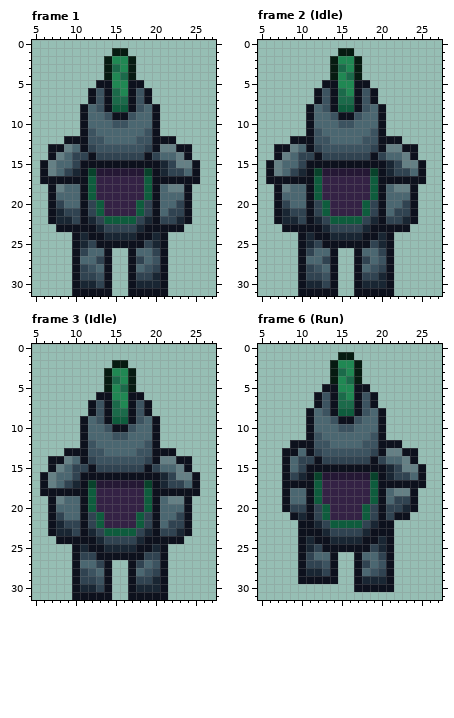
Edited in one commit: pixel-art file (Aseprite/Characters/PlayerCharacter_Back_BaseSprite.aseprite). The first picture shows the starting point.
32x32 pixels, 11 frames. Shown: frame 1: x 5..27, y 0..31; frame 2 (Idle): x 5..27, y 0..31; frame 3 (Idle): x 5..27, y 0..31; frame 6 (Run): x 5..27, y 0..31. The commit also changed other frames, which this record leaves out.
The same view after the edit:
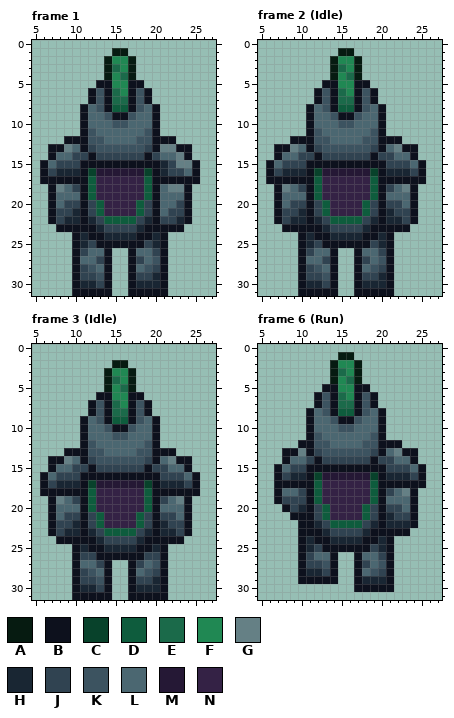
Palette (. is transparent): A #061b11  B #0d111d  C #08422b  D #0e5c3d  E #1b6a4a  F #208853  G #658085  H #192633  J #304351  K #3c5360  L #4b6771  M #251835  N #342245
Difference:
Frame 1:
y 14: x 8 G -> L
y 15: x 7..9 GLL -> LJJ
y 16: x 7..9 GLJ -> JHH
y 18: x 10 L -> J
y 20: x 8..10 JLL -> LJJ
y 21..22: x 8 H -> J; x 10 J -> H
Frame 2 (Idle):
y 13: x 21 G -> L
y 14: x 8 G -> L; x 21 L -> J; x 23 G -> L
y 15: x 7..9 GLL -> LJJ; x 21 H -> J; x 23..24 GG -> JL
y 16: x 7..9 GLJ -> JHH; x 22..24 JJL -> HHJ
y 18: x 10 L -> J; x 21..22 LG -> JL
y 20: x 8..10 JLL -> LJJ; x 21..23 LLJ -> JJL
y 21: x 8 H -> J; x 10 J -> H; x 21 L -> H
y 22: x 8 H -> J; x 10 J -> H; x 21..23 JJH -> HHJ
Frame 3 (Idle):
y 14: x 21 G -> L
y 15: x 8 G -> L; x 21 L -> J; x 23 G -> L
y 16: x 7..9 GLL -> LJJ; x 21 H -> J; x 23..24 GG -> JL
y 17: x 7..9 GLJ -> JHH; x 22..24 JJL -> HHJ
y 19: x 10 L -> J; x 21..22 LG -> JL
y 21: x 8..10 JLL -> LJJ; x 21..23 LLJ -> JJL
y 22: x 8 H -> J; x 10 J -> H; x 21 L -> H
y 23: x 8 H -> J; x 10 J -> H; x 21..23 JJH -> HHJ
Frame 6 (Run):
y 12: x 9 B -> .
y 13: x 10 L -> G; x 21 G -> L
y 14: x 10 J -> L; x 21 L -> J; x 23 G -> L
y 15: x 7..9 .BL -> BLJ; x 21 H -> J; x 23..24 GG -> JL
y 16: x 7..9 .BJ -> BJH; x 22..24 JJL -> HHJ
y 17: x 7 . -> B
y 18: x 7..8 .B -> BL; x 10 L -> J; x 21..22 LG -> JL
y 19: x 7..10 .BLL -> BJJJ; x 22..23 JJ -> LL
y 20: x 10 J -> H; x 23 H -> L
y 21: x 10 H -> B; x 21..24 JBB. -> HJJB
y 22: x 21..24 B... -> HHHB
y 23: x 22..23 .. -> BB
Changed places in both pictures, as pixel boxes (x1, y1, x2, y2):
changed: (48, 152, 80, 224)
changed: (386, 144, 418, 224)
changed: (274, 152, 306, 224)
changed: (160, 456, 192, 536)
changed: (48, 464, 80, 536)
changed: (274, 440, 306, 520)
changed: (386, 448, 418, 536)
